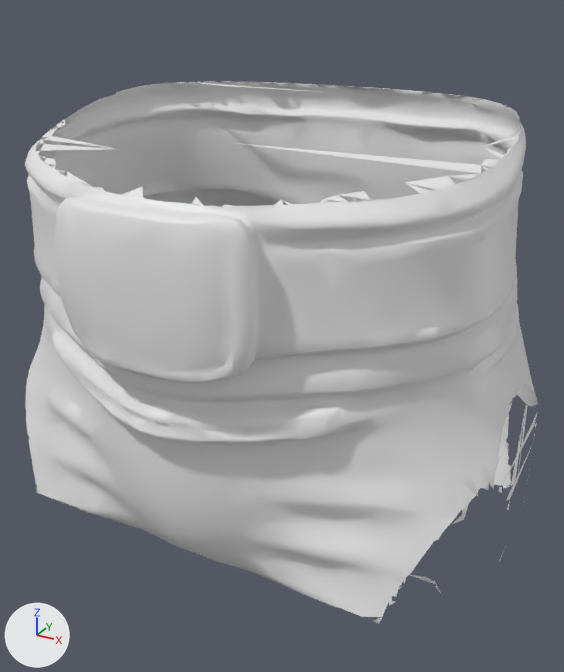
One commit to the glTF model public/models/maniqui/pelvis.glb: the scene before it, then after it.
Camera for both pictures: a 50 mm camera at (23.9, -43.0, 115.9) aimed at (0.5, -0.5, 94.7). The axes (+X, +Y, +Z) are drawn at lower left. The lights are the same throughout. The picture after the commit comes second.

Names of what the first picture shows: 'geometry_0'.
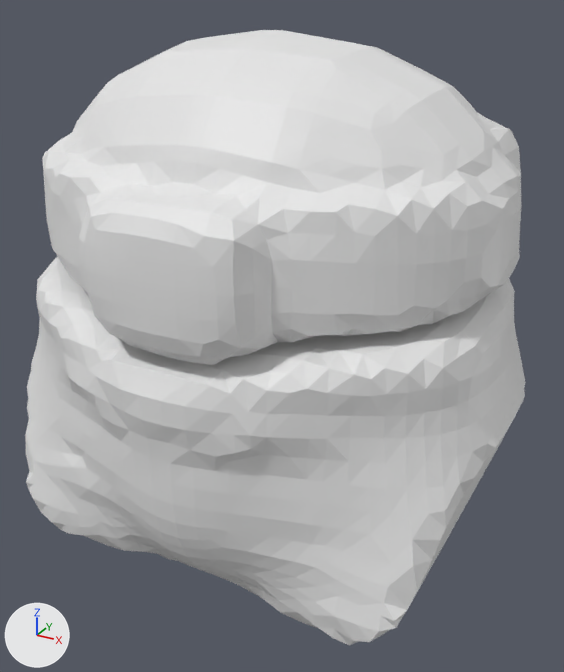
What changed in the scene script:
```text
Change me_geometry_0:
    used by ob_geometry_0; location = (0.0, 0.0, 0.0)
    remove me_geometry_0.from_pydata(...)  # 4632 vertices, 8243 faces; spans x -17.8..17.1, y -14.9..14.9, z 79.8..109.9
    add me_geometry_0.from_pydata(...)  # 3375 vertices, 6742 faces; spans x -16.8..16.5, y -14.1..14.1, z 79.4..113.9
    me_geometry_0 part 1: the loose piece of 4498 vertices spanning x -17.4..16.7, y -14.9..14.9, z 79.8..109.9 is rebuilt with 2017 vertices and now spans x -16.8..16.5, y -14.1..14.1, z 79.4..101.2
    me_geometry_0 part 2: a new loose piece of 1358 vertices spanning x -15.6..15.2, y -13.9..10.7, z 95.4..113.9
    me_geometry_0 part 3: 19 loose pieces with 134 vertices, spanning x -17.8..17.1, y -5.2..10.4, z 79.8..91.0, are deleted
```

Location of each change, (x1, y1, x2, y2) in pixels of the pictures (564 x 672 px):
'geometry_0', reshaped (13% taller)
    before: (25, 81, 538, 623)
    after: (25, 30, 526, 645)
part 1 of me_geometry_0, rebuilt
    before: (25, 81, 538, 623)
    after: (25, 257, 526, 645)
part 2 of me_geometry_0, added
    after: (42, 30, 521, 365)
part 3 of me_geometry_0, deleted (mostly hidden)
    before: (409, 414, 537, 595)
